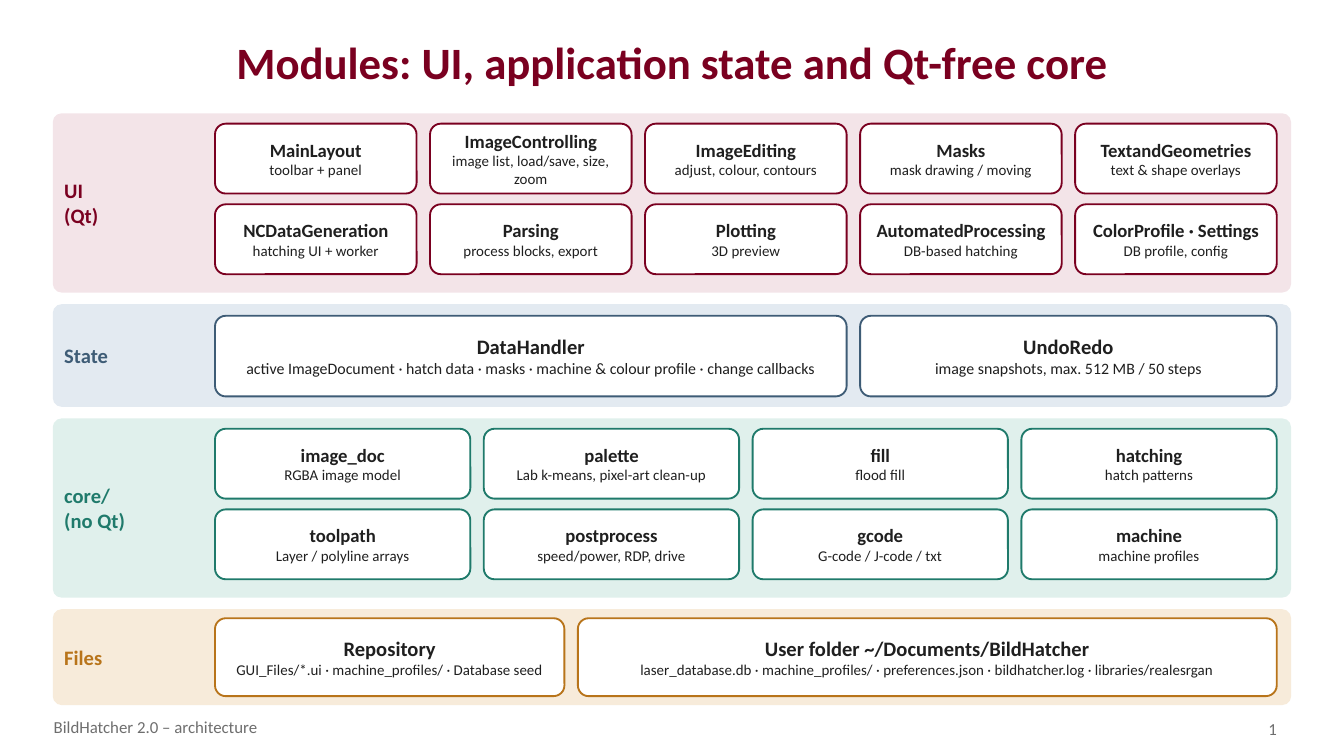
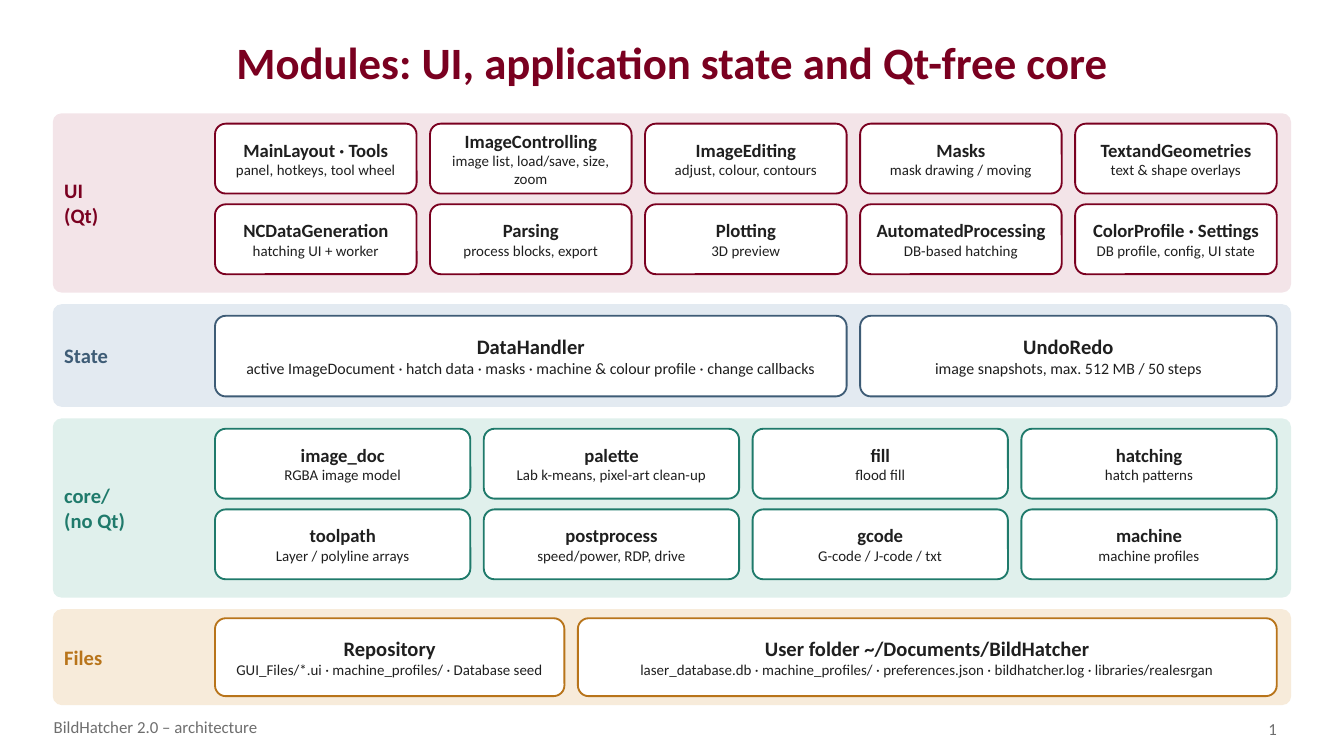
Before and after one commit to goegilein/BildHatcher, a slide deck: slide 1 of Data-Architecture.pptx. Drawn at 1344x756 pixels with LibreOffice and Linux fonts; fonts in the diff are those of the drawing. Boxes give left, top, right and bottom in pixels: in the first picture for what was removed or moved away, otherwise in the second. Text is boxed around its words. In the diff, an @@ line names an element or a change of style, - is before the commit and + after.

```diff
--- a/Data-Architecture.pptx
+++ b/Data-Architecture.pptx
@@ text in rounded rectangle at bbox=[236, 144, 395, 178]: text changed @@
-MainLayout
-toolbar + panel
+MainLayout · Tools
+panel, hotkeys, tool wheel
@@ text in rounded rectangle at bbox=[1097, 245, 1255, 259]: text changed @@
-DB profile, config
+DB profile, config, UI state
```
Also in this commit, not shown: 1 other slide changed, 2 other files.
